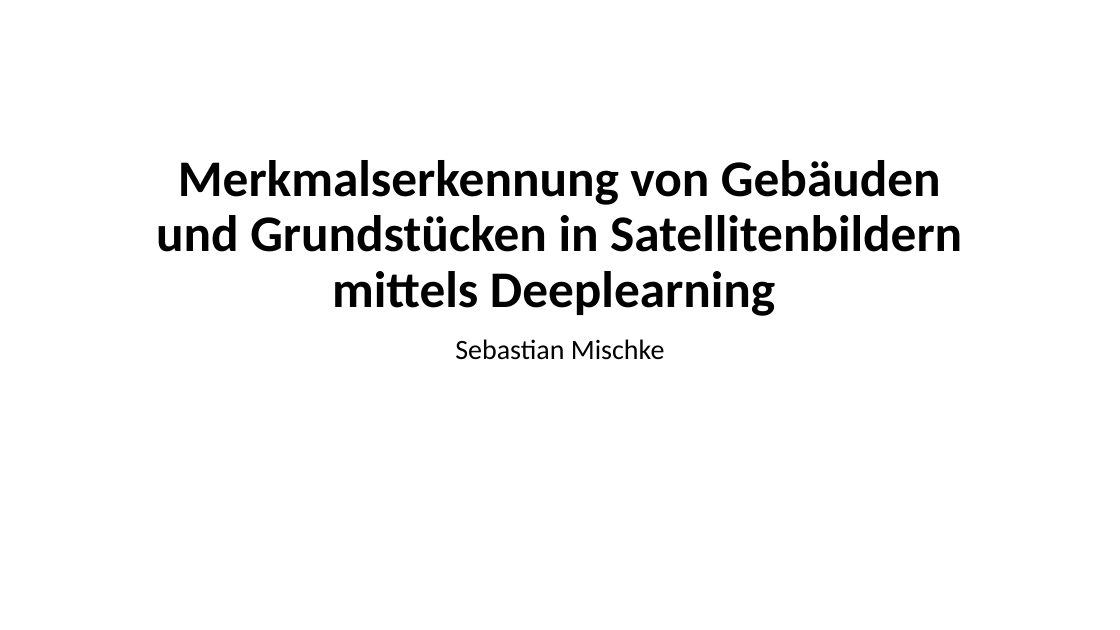
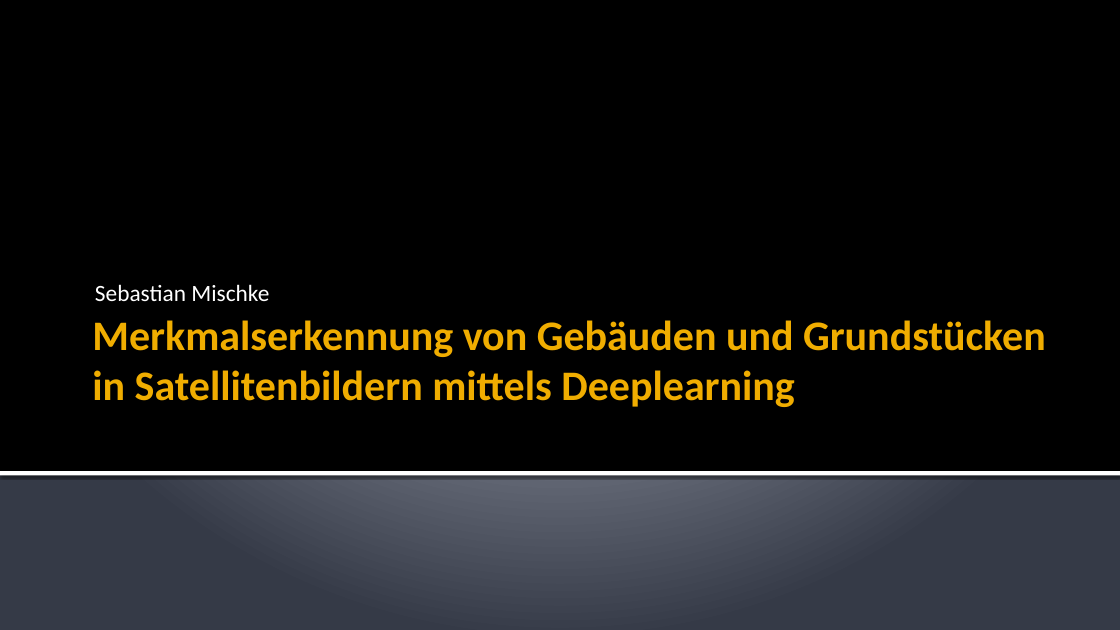
Before and after one commit to Saritus/bachelor-thesis, a slide deck: slide 1 of docs/Verteidigung.pptx. Drawn at 1120x630 pixels with LibreOffice and Linux fonts; fonts in the diff are those of the drawing. Boxes give left, top, right and bottom in pixels: in the first picture for what was removed or moved away, otherwise in the second. Text is boxed around its words. In the diff, an @@ line names an element or a change of style, - is before the commit and + after.

Commit message:
Change design

```diff
--- a/docs/Verteidigung.pptx
+++ b/docs/Verteidigung.pptx
@@ background #FFFFFF to gradient #C1C5D3 to #BFC4D2 to #353B47 @@
@@ rectangle added at bbox=[0, 0, 1120, 472], fill #000000 @@
@@ subtitle "Sebastian Mischke": place and size @@
-subtitle "Sebastian Mischke" at bbox=[455, 339, 665, 360]
+subtitle "Sebastian Mischke" at bbox=[95, 284, 269, 301]
@@ subtitle "Sebastian Mischke" at bbox=[95, 284, 269, 301]: size 24 to 20 pt, text colour #000000 to #FFFFFF; alignment centre to left; line spacing 0.9 to 1; less space between paragraphs; vertical alignment top to bottom @@
@@ title "Merkmalserkennung von Gebäuden und Grundstücken ...": place and size @@
-title "Merkmalserkennung von Gebäuden und Grundstücken ..." at bbox=[156, 160, 962, 316]
+title "Merkmalserkennung von Gebäuden und Grundstücken ..." at bbox=[92, 320, 1046, 407]
@@ title "Merkmalserkennung von Gebäuden und Grundstücken ..." at bbox=[92, 320, 1046, 407]: size 44 to 36 pt, text colour #000000 to #F0AD00; alignment centre to left; line spacing 0.9 to 1; vertical alignment bottom to top @@
@@ rectangle added at bbox=[0, 471, 1120, 476], fill #FFFFFF @@
```
Also in this commit, not shown: 1 slide added.
